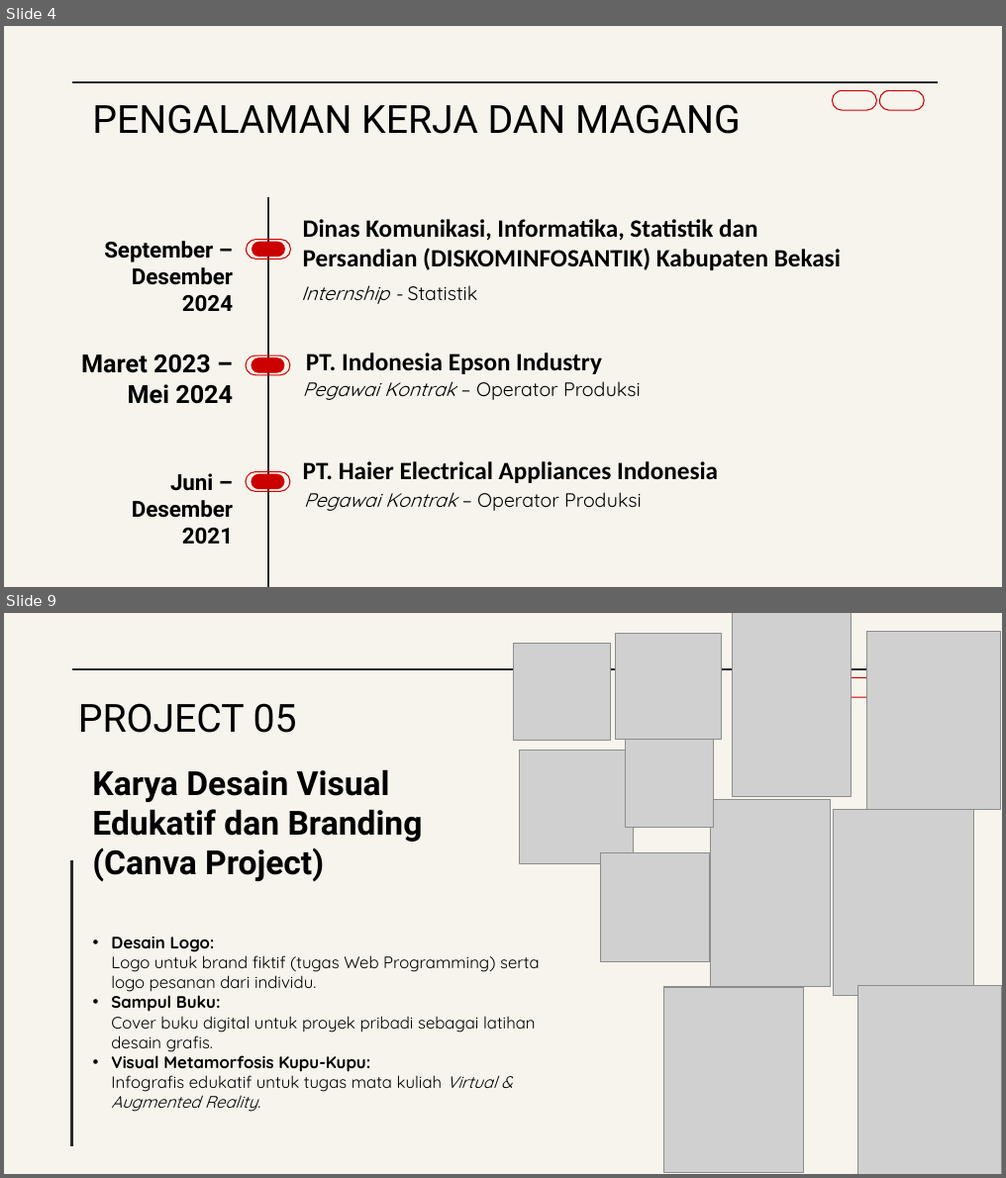
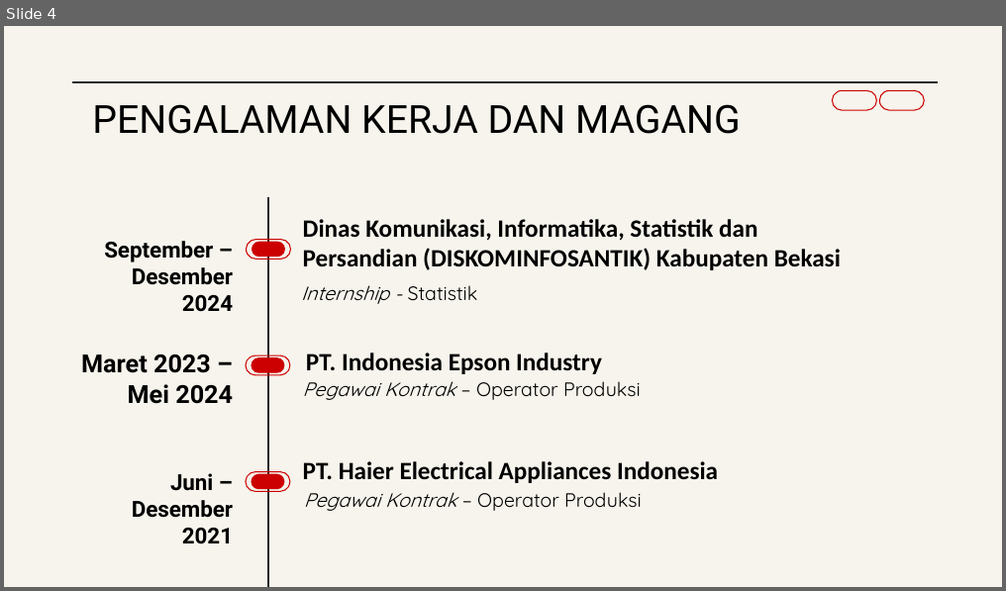
Before and after one commit to DisyaAriza/Project_magang, a slide deck: Portopolio Disya.pptx. Shown one above the other, each under a label of ours: slides 4 and 9 before the commit, slide 4 after it; the slides between them are not shown. The pictures are 1006x1178 and 1006x591 pixels, drawn with LibreOffice and Linux fonts; fonts in the diff are those of the drawing; grey boxes stand for pictures. Boxes give left, top, right and bottom in pixels: in the first picture for what was removed or moved away, otherwise in the second. Text is boxed around its words. In the diff, an @@ line names an element or a change of style, - is before the commit and + after.

```diff
--- a/Portopolio Disya.pptx
+++ b/Portopolio Disya.pptx
@@ slide 9 removed at <box>4,613,1002,1174</box>, background #F6F4EC @@
@@ picture removed at <box>615,633,722,740</box> @@
@@ picture removed at <box>732,613,850,796</box> @@
@@ picture removed at <box>866,631,1000,810</box> @@
@@ line removed from (73, 668) to (937, 668) @@
@@ picture removed at <box>513,643,611,741</box> @@
@@ rounded rectangle removed at <box>833,678,877,698</box> @@
@@ title removed at <box>78,703,297,733</box> @@
-PROJECT 05
@@ picture removed at <box>519,750,633,863</box> @@
@@ picture removed at <box>625,740,714,829</box> @@
@@ text removed at <box>92,769,423,882</box> @@
-Karya Desain Visual Edukatif dan Branding (Canva Project)
@@ picture removed at <box>711,799,831,987</box> @@
@@ picture removed at <box>834,810,973,996</box> @@
@@ line removed from (72, 861) to (72, 1147) @@
@@ picture removed at <box>601,853,711,962</box> @@
@@ subtitle removed at <box>111,937,539,1112</box> @@
-• Desain Logo:
-  Logo untuk brand fiktif (tugas Web Programming) serta logo pesanan dari individu.
-• Sampul Buku:
-  Cover buku digital untuk proyek pribadi sebagai latihan desain grafis.
-• Visual Metamorfosis Kupu-Kupu:
-  Infografis edukatif untuk tugas mata kuliah Virtual & Augmented Reality.
@@ picture removed at <box>664,987,803,1172</box> @@
@@ picture removed at <box>857,985,1001,1174</box> @@
```
Also in this commit, not shown: 10 slides changed, 1 slide added, 1 other slide removed, 1 other file.
